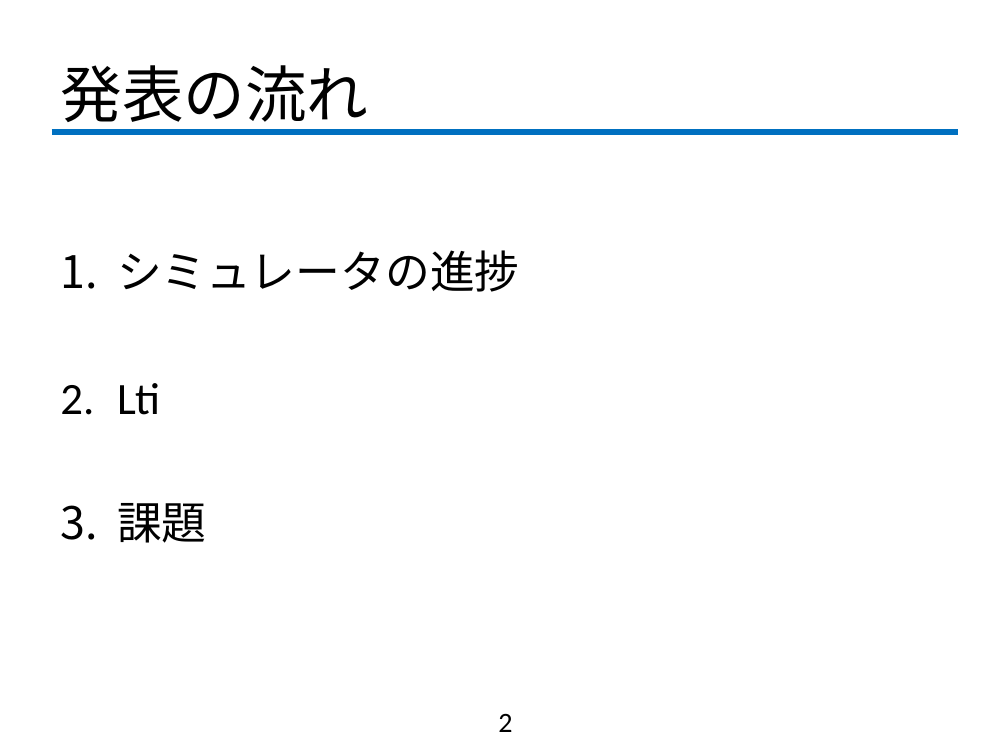
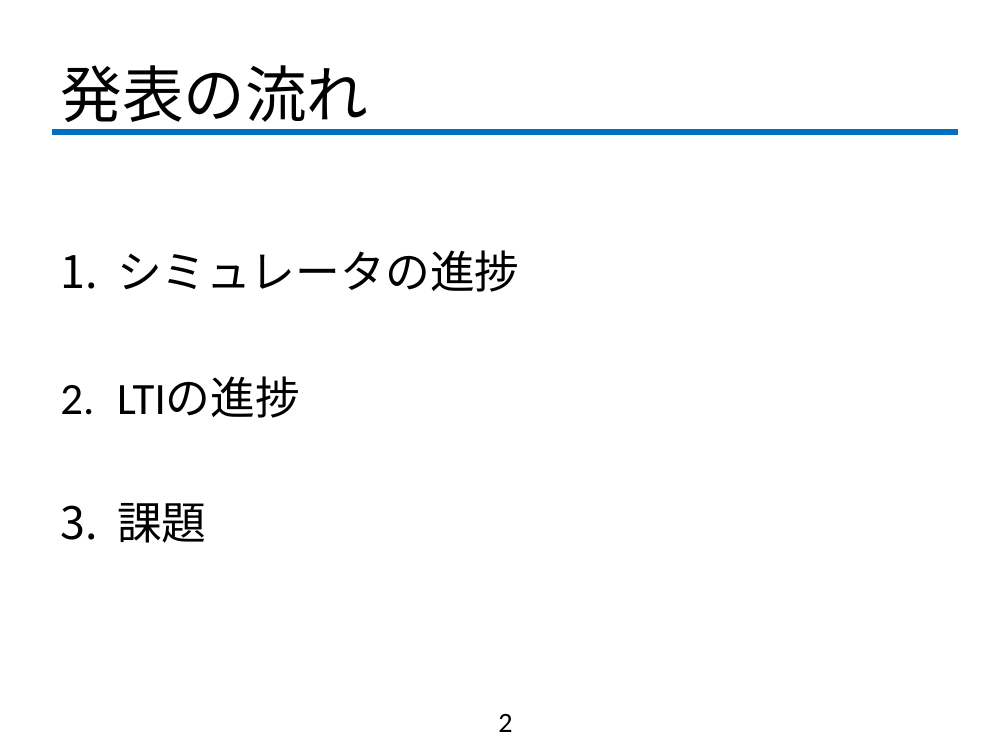
Before and after one commit to fujiLabo/fuji_simu, a slide deck: slide 2 of 1015進捗.pptx. Drawn at 1008x756 pixels with LibreOffice and Linux fonts; fonts in the diff are those of the drawing; background and template pictures are left out. Boxes give left, top, right and bottom in pixels: in the first picture for what was removed or moved away, otherwise in the second. Text is boxed around its words. In the diff, an @@ line names an element or a change of style, - is before the commit and + after.

```diff
--- a/1015進捗.pptx
+++ b/1015進捗.pptx
@@ text at [117,377,300,418]: text changed @@
-2. Lti
+2. LTIの進捗
```
Also in this commit, not shown: 1 other slide changed, 6 slides added, 2 other files.
